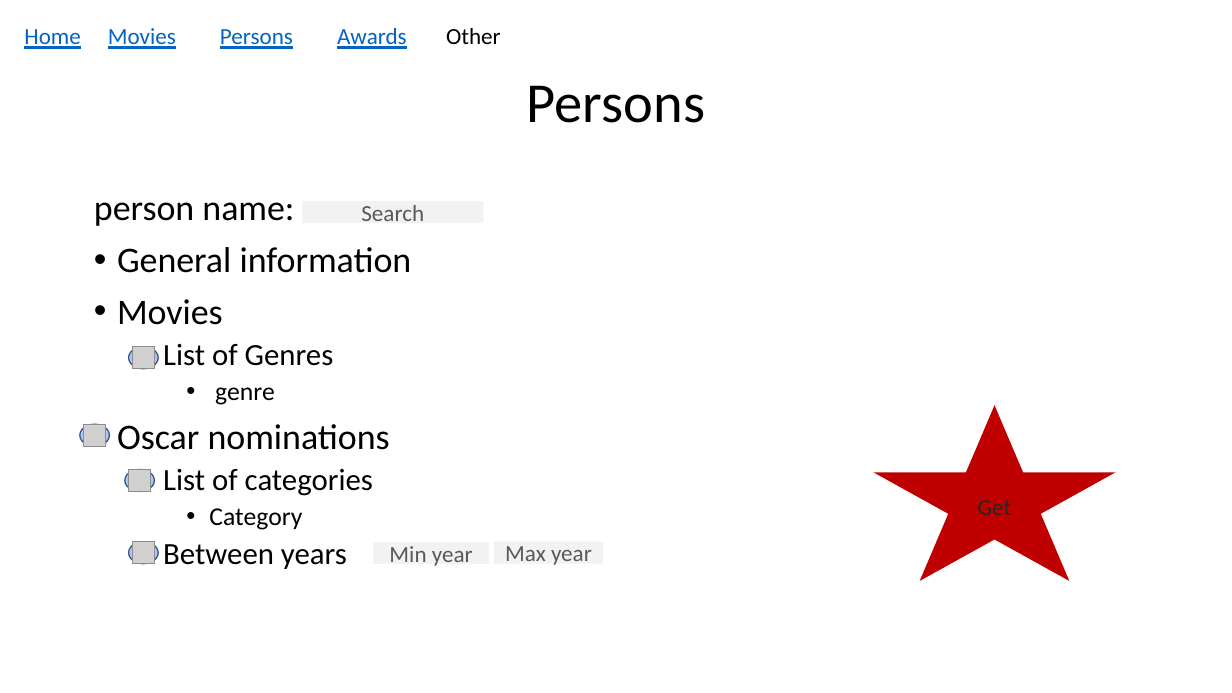
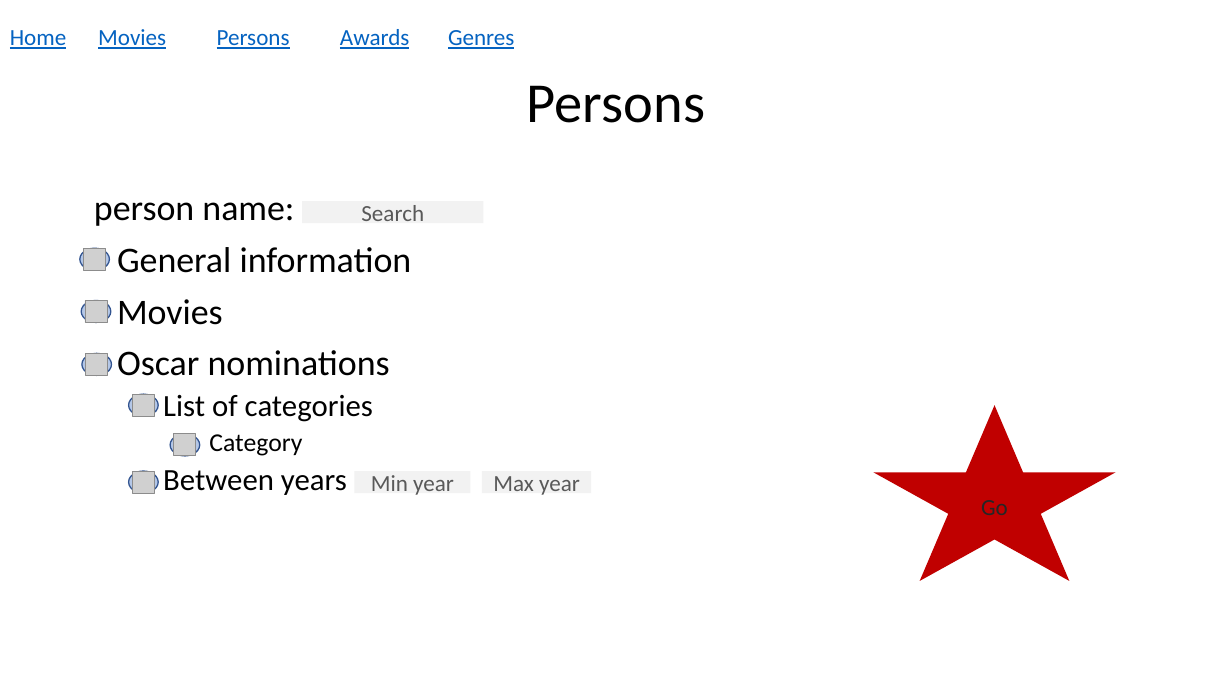
Before and after one commit to Joebahou/AcademyAwardsDB, a slide deck: slide 5 of Academy Award DB web skach.pptx (slide 6 before the commit). Drawn at 1232x693 pixels with LibreOffice and Linux fonts; fonts in the diff are those of the drawing; grey boxes stand for pictures. Boxes give left, top, right and bottom in pixels: in the first picture for what was removed or moved away, otherwise in the second. Text is boxed around its words. In the diff, an @@ line names an element or a change of style, - is before the commit and + after.

```diff
--- a/Academy Award DB web skach.pptx
+++ b/Academy Award DB web skach.pptx
@@ text "Home": place and size @@
-text "Home" at bbox=[24, 29, 80, 49]
+text "Home" at bbox=[10, 30, 66, 49]
@@ text "Movies": place and size @@
-text "Movies" at bbox=[108, 28, 176, 49]
+text "Movies" at bbox=[98, 29, 166, 49]
@@ text removed at bbox=[446, 28, 501, 44] @@
-Other
@@ text added at bbox=[448, 30, 514, 49], 18 pt, text #0563C1, underline @@
+Genres
@@ ellipse added at bbox=[79, 249, 109, 271], fill #B4C7E7, outline #325491 1 pt @@
@@ picture added at bbox=[83, 249, 105, 271] @@
@@ ellipse added at bbox=[81, 300, 111, 323], fill #B4C7E7, outline #325491 1 pt @@
@@ picture added at bbox=[85, 300, 107, 323] @@
@@ ellipse: place and size @@
-ellipse at bbox=[128, 347, 158, 369]
+ellipse at bbox=[82, 353, 112, 375]
@@ picture: place and size @@
-picture at bbox=[132, 347, 154, 369]
+picture at bbox=[86, 353, 108, 375]
@@ text at bbox=[163, 344, 334, 405]: paragraphs removed @@
-  • List of Genres
-    • genre
@@ ellipse: place and size @@
-ellipse at bbox=[125, 470, 154, 492]
+ellipse at bbox=[128, 395, 158, 417]
@@ picture: place and size @@
-picture at bbox=[128, 470, 151, 492]
+picture at bbox=[132, 395, 154, 417]
@@ ellipse: place and size @@
-ellipse at bbox=[79, 424, 109, 446]
+ellipse at bbox=[170, 434, 200, 457]
@@ picture: place and size @@
-picture at bbox=[83, 424, 105, 446]
+picture at bbox=[174, 434, 196, 457]
@@ ellipse: place and size @@
-ellipse at bbox=[128, 542, 158, 564]
+ellipse at bbox=[128, 471, 158, 494]
@@ picture: place and size @@
-picture at bbox=[132, 542, 154, 564]
+picture at bbox=[132, 471, 154, 494]
@@ rectangle "Min year": place and size @@
-rectangle "Min year" at bbox=[373, 542, 490, 564]
+rectangle "Min year" at bbox=[355, 471, 471, 494]
@@ rectangle "Max year": place and size @@
-rectangle "Max year" at bbox=[494, 542, 604, 564]
+rectangle "Max year" at bbox=[482, 471, 592, 494]
@@ text in star at bbox=[981, 500, 1008, 515]: text changed @@
-Get
+Go
```
Also in this commit, not shown: 7 other slides changed, 1 slide added, 3 slides removed, 2 other files.
